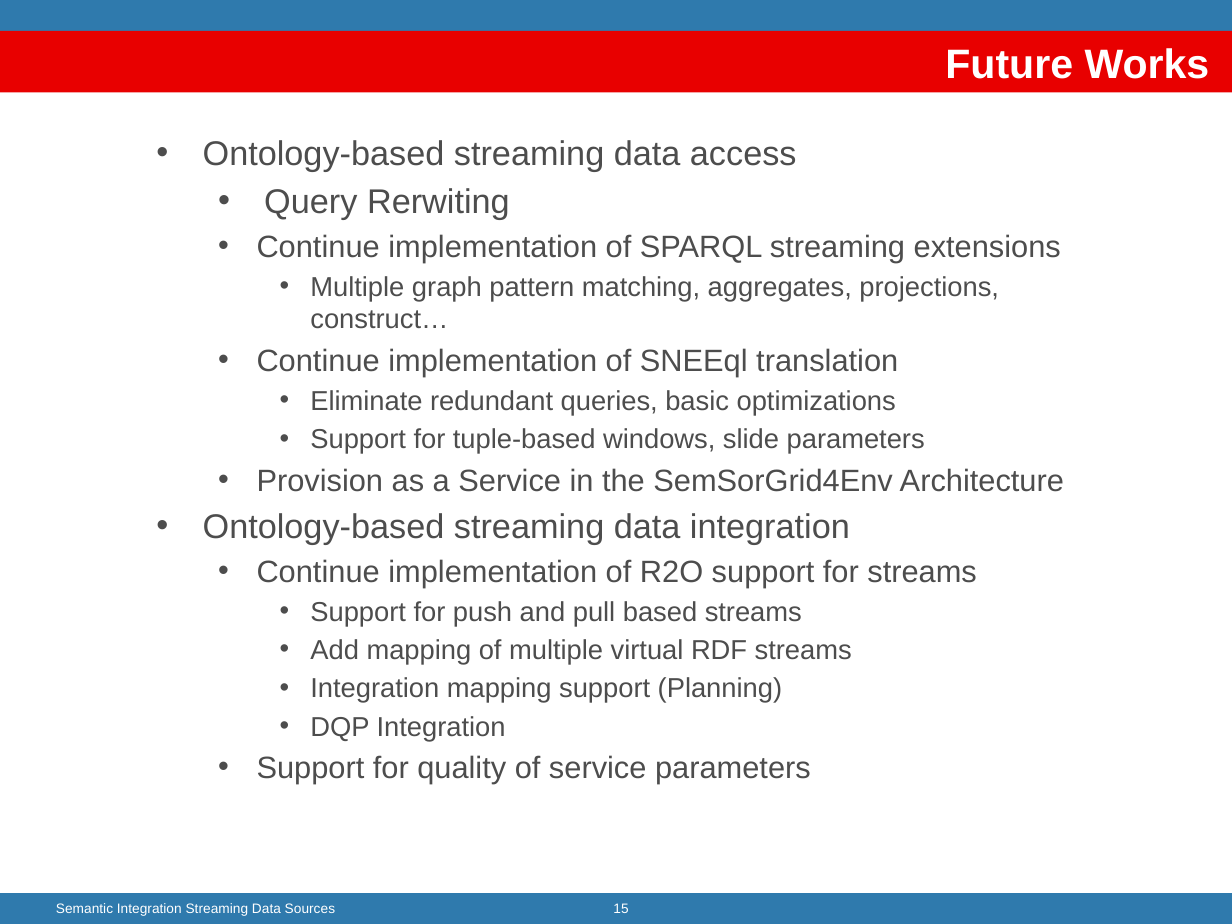
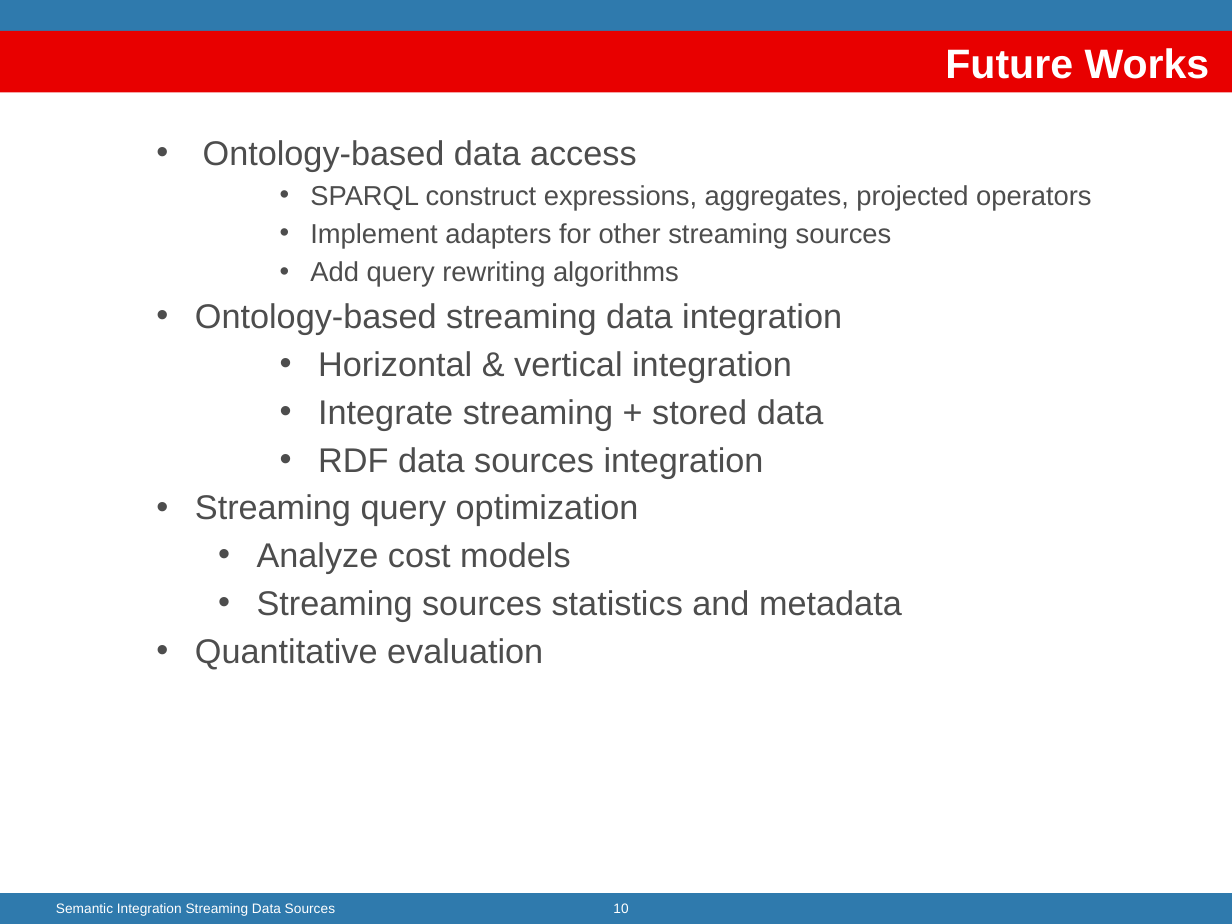
Before and after one commit to jpcik/morph-streams, a slide deck: slide 10 of doc/dis/EnablingStreamingIntegration_FIS2010/Enabling Semantic Integration (FIS2010).pptx (slide 15 before the commit). Drawn at 1232x924 pixels with LibreOffice and Linux fonts; fonts in the diff are those of the drawing; background and template pictures are left out. Boxes give left, top, right and bottom in pixels: in the first picture for what was removed or moved away, otherwise in the second. Text is boxed around its words. In the diff, an @@ line names an element or a change of style, - is before the commit and + after.

Commit message:
updated graphic

```diff
--- a/doc/dis/EnablingStreamingIntegration_FIS2010/Enabling Semantic Integration (FIS2010).pptx
+++ b/doc/dis/EnablingStreamingIntegration_FIS2010/Enabling Semantic Integration (FIS2010).pptx
@@ text at [203, 140, 1091, 287]: text changed @@
-• Ontology-based streaming data access
-  • Query Rerwiting
-  • Continue implementation of SPARQL streaming extensions
-    • Multiple graph pattern matching, aggregates, projections, construct…
-  • Continue implementation of SNEEql translation
-    • Eliminate redundant queries, basic optimizations
-    • Support for tuple-based windows, slide parameters
-  • Provision as a Service in the SemSorGrid4Env Architecture
+• Ontology-based data access
+    • SPARQL construct expressions, aggregates, projected operators
+    • Implement adapters for other streaming sources
+    • Add query rewriting algorithms
@@ text at [195, 303, 842, 334]: indent changed @@
@@ text at [195, 351, 902, 670]: text changed; size 16 to 20 pt @@
-  • Continue implementation of R2O support for streams
-    • Support for push and pull based streams
-    • Add mapping of multiple virtual RDF streams
-    • Integration mapping support (Planning)
-    • DQP Integration
-  • Support for quality of service parameters
+    • Horizontal & vertical integration
+    • Integrate streaming + stored data
+    • RDF data sources integration
+• Streaming query optimization
+  • Analyze cost models
+  • Streaming sources statistics and metadata
+• Quantitative evaluation
@@ page number at [613, 903, 628, 913]: text changed @@
-15
+10
```
Also in this commit, not shown: 3 other slides changed, 2 slides added.
